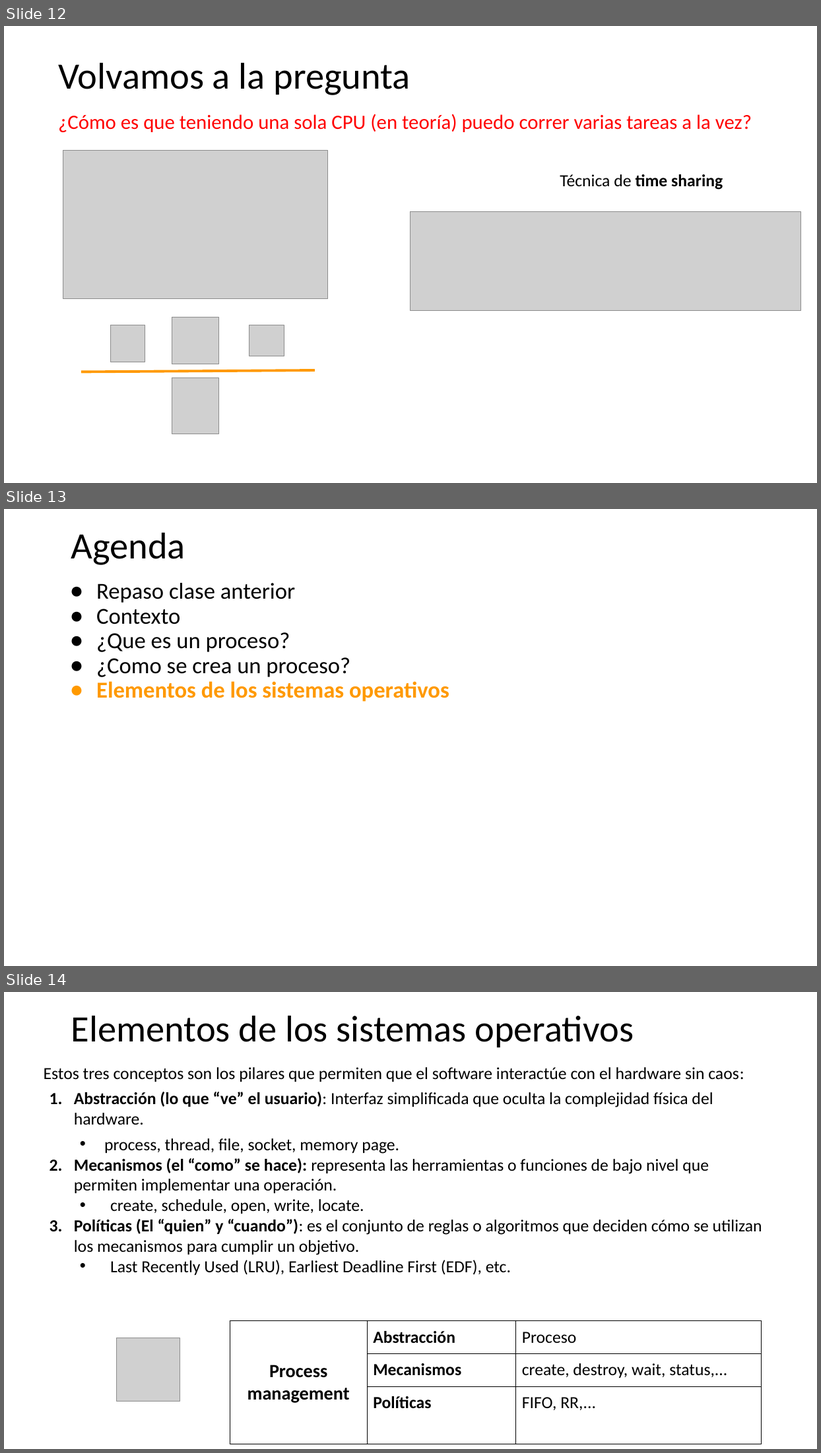
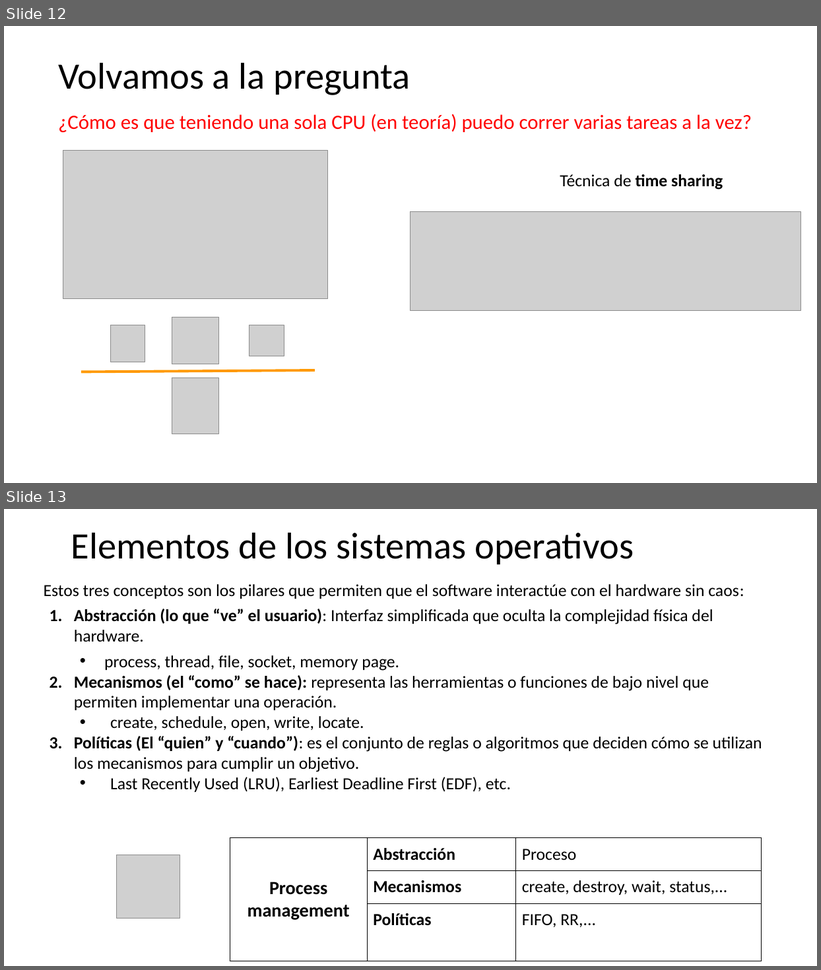
Before and after one commit to udea-so/apuntes_2026-1_SO-virtual, a slide deck: clase_03/SO_apuntes_clase3.pptx. Shown one above the other, each under a label of ours: slides 12, 13 and 14 before the commit, slides 12 and 13 after it. The pictures are 821x1453 and 821x970 pixels, drawn with LibreOffice and Linux fonts; fonts in the diff are those of the drawing; grey boxes stand for pictures. Boxes give left, top, right and bottom in pixels: in the first picture for what was removed or moved away, otherwise in the second. Text is boxed around its words. In the diff, an @@ line names an element or a change of style, - is before the commit and + after.

Commit message:
Apuntes clase 3

```diff
--- a/clase_03/SO_apuntes_clase3.pptx
+++ b/clase_03/SO_apuntes_clase3.pptx
@@ slide 13 removed at (x1=4, y1=509, x2=817, y2=966), background #FFFFFF @@
@@ title removed at (x1=71, y1=532, x2=186, y2=565) @@
-Agenda
@@ text removed at (x1=96, y1=583, x2=450, y2=702) @@
-● Repaso clase anterior
-● Contexto
-● ¿Que es un proceso?
-● ¿Como se crea un proceso?
-● Elementos de los sistemas operativos
@@ what was slide 14 is now slide 13 @@
```
Also in this commit, not shown: 1 other slide removed, 2 other files.
